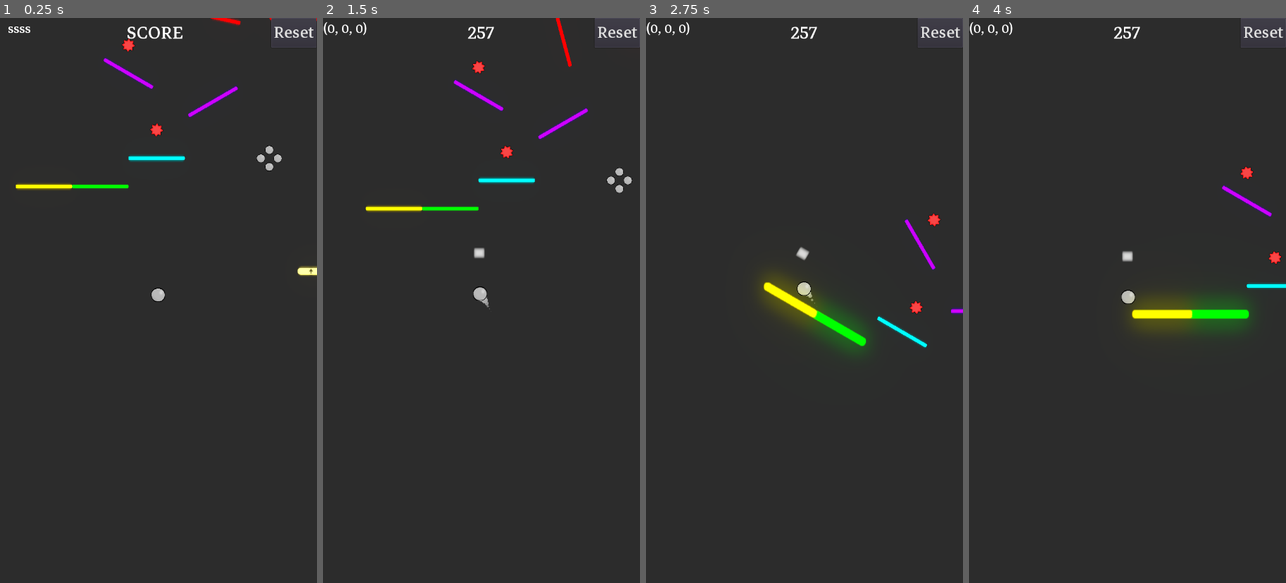
Above: before the commit, frames 1-4 (left to right).
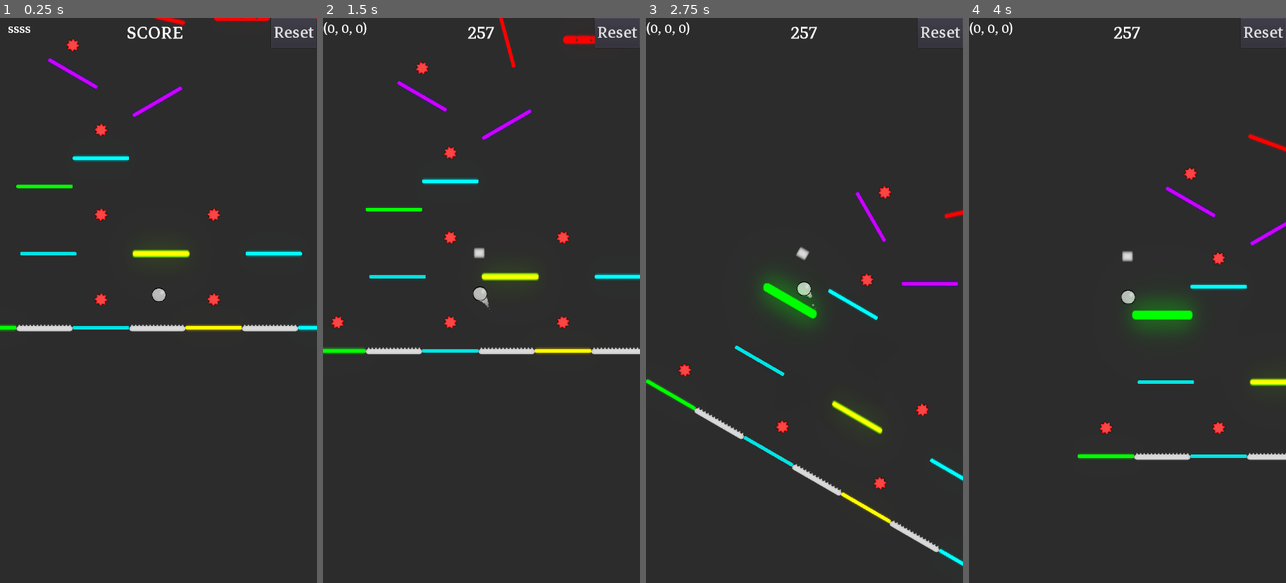
Above: after the commit, the same moments.

Repository: dolorismachina/Pivot
Game: Godot game, scene res://Scenes/Main/Main.tscn
Two runs of this game, one before a commit and one after it. Both use one fixed random seed, a clock stepped at 60 frames per second and the inputs below. The engine's default icon, where the game draws it, is replaced by a stand-in: a white triangle on a blue panel in a dark square.
Inputs (mouse positions are in pixels of both pictures, inside the frame that each line leads up to):
- Up to frame 1 (0.25 s): no input
- Up to frame 2 (1.5 s): move the mouse to (551, 272) at 0.52 s; hold Right (ui_right) 0.53-1.28 s; hold Space (space) 0.53-1.28 s; click (551, 272) at 0.67 s; move the mouse to (418, 328) at 1.27 s; hold Left (ui_left) from 1.28 s (still down); tap Space (space) at 1.35 s; click (418, 328) at 1.42 s
- Up to frame 3 (2.75 s): move the mouse to (836, 176) at 2.02 s; release Left (ui_left) at 2.03 s; hold Right (ui_right) from 2.03 s (still down); hold Space (space) from 2.03 s (still down); click (836, 176) at 2.17 s
- Up to frame 4 (4 s): move the mouse to (1111, 413) at 2.77 s; release Space (space) at 2.78 s; tap Space (space) at 2.85 s; click (1111, 413) at 2.92 s; move the mouse to (1222, 385) at 3.52 s; release Right (ui_right) at 3.53 s; hold Left (ui_left) from 3.53 s (still down); hold Space (space) from 3.53 s (still down); click (1222, 385) at 3.67 s

The runs differ from the first frame. In frame 1, 4.0% of the frame differs, in the area x 0-100%, y 0-56%; in frame 2, 4.1%; in frame 3, 5.1%, in the area x 0-100%, y 29-98%; in frame 4, 4.2%.
Error before the commit: Invalid get index 'Direction' (on base: 'null instance'). (res://Scenes/Main/Main.gd:32)
Error after the commit: Invalid get index 'Direction' (on base: 'null instance'). (res://Scenes/Main/Main.gd:33)

Commit message:
Add test level

Diff:
--- /dev/null
+++ b/Scenes/Levels/TestLevel.tscn
@@ -0,0 +1,275 @@
+[gd_scene load_steps=13 format=2]
+
+[ext_resource path="res://Scenes/Levels/Level.gd" type="Script" id=1]
+[ext_resource path="res://Scenes/End.tscn" type="PackedScene" id=2]
+[ext_resource path="res://Assets/Spikes.png" type="Texture" id=3]
+[ext_resource path="res://Scenes/Blocks/Block/Block.tscn" type="PackedScene" id=4]
+[ext_resource path="res://Scenes/Blocks/FallingBlock/FallingBlock.tscn" type="PackedScene" id=5]
+[ext_resource path="res://Scenes/Blocks/BouncyBlock/BouncyBlock.tscn" type="PackedScene" id=6]
+[ext_resource path="res://Scenes/Blocks/SpinningBlock/SpinningBlock.tscn" type="PackedScene" id=7]
+[ext_resource path="res://Scenes/Collectables/Collectable.tscn" type="PackedScene" id=8]
+[ext_resource path="res://light.png" type="Texture" id=9]
+[ext_resource path="res://Scenes/LevelController/LevelController.tscn" type="PackedScene" id=10]
+[ext_resource path="res://Scenes/MobileController/MobileController.tscn" type="PackedScene" id=11]
+[ext_resource path="res://Scenes/Controllers/MouseController/MouseController.tscn" type="PackedScene" id=12]
+
+[node name="Level" type="Node2D"]
+script = ExtResource( 1 )
+
+[node name="Pivot" type="Node2D" parent="."]
+
+[node name="Content" type="Node2D" parent="Pivot"]
+
+[node name="Start" type="Position2D" parent="Pivot/Content"]
+position = Vector2( 192, 512 )
+
+[node name="End" parent="Pivot/Content" instance=ExtResource( 2 )]
+position = Vector2( 1344, 896 )
+input_pickable = false
+
+[node name="Blocks" type="Node2D" parent="Pivot/Content"]
+
+[node name="Spikes" type="Sprite" parent="Pivot/Content/Blocks"]
+position = Vector2( 960, 320 )
+scale = Vector2( 0.5, 0.5 )
+texture = ExtResource( 3 )
+
+[node name="Spikes2" type="Sprite" parent="Pivot/Content/Blocks"]
+position = Vector2( 1216, 384 )
+scale = Vector2( 0.5, 0.5 )
+texture = ExtResource( 3 )
+
+[node name="Spikes4" type="Sprite" parent="Pivot/Content/Blocks"]
+position = Vector2( 960, 960 )
+scale = Vector2( 0.5, 0.5 )
+texture = ExtResource( 3 )
+
+[node name="Spikes5" type="Sprite" parent="Pivot/Content/Blocks"]
+position = Vector2( 704, 960 )
+scale = Vector2( 0.5, 0.5 )
+texture = ExtResource( 3 )
+
+[node name="Spikes6" type="Sprite" parent="Pivot/Content/Blocks"]
+position = Vector2( 448, 960 )
+scale = Vector2( 0.5, 0.5 )
+texture = ExtResource( 3 )
+
+[node name="Spikes7" type="Sprite" parent="Pivot/Content/Blocks"]
+position = Vector2( 192, 960 )
+scale = Vector2( 0.5, 0.5 )
+texture = ExtResource( 3 )
+
+[node name="Spikes3" type="Sprite" parent="Pivot/Content/Blocks"]
+position = Vector2( 1408, 256 )
+rotation = -0.523598
+scale = Vector2( 0.5, 0.5 )
+texture = ExtResource( 3 )
+
+[node name="Block" parent="Pivot/Content/Blocks" instance=ExtResource( 4 )]
+position = Vector2( 576, 960 )
+is_visible = true
+is_enabled = true
+
+[node name="Block23" parent="Pivot/Content/Blocks" instance=ExtResource( 4 )]
+position = Vector2( 1856, 960 )
+is_visible = true
+is_enabled = true
+
+[node name="Block17" parent="Pivot/Content/Blocks" instance=ExtResource( 4 )]
+position = Vector2( 1216, 960 )
+is_visible = true
+is_enabled = true
+
+[node name="Block25" parent="Pivot/Content/Blocks" instance=ExtResource( 4 )]
+position = Vector2( 2496, 960 )
+is_visible = true
+is_enabled = true
+
+[node name="Block7" parent="Pivot/Content/Blocks" instance=ExtResource( 4 )]
+position = Vector2( 64, 960 )
+is_visible = true
+is_enabled = true
+
+[node name="Block27" parent="Pivot/Content/Blocks" instance=ExtResource( 4 )]
+position = Vector2( 1344, 960 )
+is_visible = true
+is_enabled = true
+
+[node name="Block34" parent="Pivot/Content/Blocks" instance=ExtResource( 4 )]
+position = Vector2( 712.162, 792.486 )
+is_visible = true
+is_enabled = true
+
+[node name="Block24" parent="Pivot/Content/Blocks" instance=ExtResource( 4 )]
+position = Vector2( 1984, 960 )
+is_visible = true
+is_enabled = true
+
+[node name="Block14" parent="Pivot/Content/Blocks" instance=ExtResource( 4 )]
+position = Vector2( 320, 960 )
+is_visible = true
+is_enabled = true
+
+[node name="Block26" parent="Pivot/Content/Blocks" instance=ExtResource( 4 )]
+position = Vector2( 1600, 960 )
+is_visible = true
+is_enabled = true
+
+[node name="Block38" parent="Pivot/Content/Blocks" instance=ExtResource( 4 )]
+position = Vector2( 968.162, 792.486 )
+is_visible = true
+is_enabled = true
+
+[node name="Block28" parent="Pivot/Content/Blocks" instance=ExtResource( 4 )]
+position = Vector2( 2240, 960 )
+is_visible = true
+is_enabled = true
+
+[node name="Block2" parent="Pivot/Content/Blocks" instance=ExtResource( 4 )]
+position = Vector2( 192, 640 )
+is_visible = true
+is_enabled = true
+
+[node name="Block32" parent="Pivot/Content/Blocks" instance=ExtResource( 4 )]
+position = Vector2( 200.162, 792.486 )
+is_visible = true
+is_enabled = true
+
+[node name="Block9" parent="Pivot/Content/Blocks" instance=ExtResource( 4 )]
+position = Vector2( 1472, 960 )
+is_visible = true
+is_enabled = true
+
+[node name="Block10" parent="Pivot/Content/Blocks" instance=ExtResource( 4 )]
+position = Vector2( 832, 960 )
+is_visible = true
+is_enabled = true
+
+[node name="Block21" parent="Pivot/Content/Blocks" instance=ExtResource( 4 )]
+position = Vector2( 2112, 960 )
+is_visible = true
+is_enabled = true
+
+[node name="Block31" parent="Pivot/Content/Blocks" instance=ExtResource( 4 )]
+position = Vector2( 456.162, 792.486 )
+is_visible = true
+is_enabled = true
+
+[node name="Block22" parent="Pivot/Content/Blocks" instance=ExtResource( 4 )]
+position = Vector2( 1728, 960 )
+is_visible = true
+is_enabled = true
+
+[node name="Block16" parent="Pivot/Content/Blocks" instance=ExtResource( 4 )]
+position = Vector2( 1088, 960 )
+is_visible = true
+is_enabled = true
+
+[node name="Block20" parent="Pivot/Content/Blocks" instance=ExtResource( 4 )]
+position = Vector2( 2368, 960 )
+is_visible = true
+is_enabled = true
+
+[node name="Block6" parent="Pivot/Content/Blocks" instance=ExtResource( 4 )]
+position = Vector2( 320, 576 )
+is_visible = true
+is_enabled = true
+
+[node name="Block4" parent="Pivot/Content/Blocks" instance=ExtResource( 4 )]
+position = Vector2( 448, 448 )
+rotation = -0.523598
+is_visible = true
+is_enabled = true
+
+[node name="Block5" parent="Pivot/Content/Blocks" instance=ExtResource( 4 )]
+position = Vector2( 256, 384 )
+rotation = 0.523598
+is_visible = true
+is_enabled = true
+
+[node name="Block8" parent="Pivot/Content/Blocks" instance=ExtResource( 4 )]
+position = Vector2( 832, 256 )
+is_visible = true
+is_enabled = true
+
+[node name="Block11" parent="Pivot/Content/Blocks" instance=ExtResource( 4 )]
+position = Vector2( 1472, 576 )
+is_visible = true
+is_enabled = true
+
+[node name="Block12" parent="Pivot/Content/Blocks" instance=ExtResource( 4 )]
+position = Vector2( 1216, 640 )
+is_visible = true
+is_enabled = true
+
+[node name="Block13" parent="Pivot/Content/Blocks" instance=ExtResource( 4 )]
+position = Vector2( 456.162, 792.486 )
+is_visible = true
+is_enabled = true
+
+[node name="FallingBlock" parent="Pivot/Content/Blocks" instance=ExtResource( 5 )]
+position = Vector2( 640, 256 )
+
+[node name="BouncyBlock" parent="Pivot/Content/Blocks" instance=ExtResource( 6 )]
+position = Vector2( 1088, 320 )
+is_visible = true
+is_enabled = true
+
+[node name="SpinningBlock" parent="Pivot/Content/Blocks" instance=ExtResource( 7 )]
+position = Vector2( 448, 256 )
+
+[node name="Collectables" type="Node2D" parent="Pivot/Content"]
+
+[node name="Collectable" parent="Pivot/Content/Collectables" instance=ExtResource( 8 )]
+position = Vector2( 320, 512 )
+
+[node name="Collectable7" parent="Pivot/Content/Collectables" instance=ExtResource( 8 )]
+position = Vector2( 1088, 896 )
+
+[node name="Collectable8" parent="Pivot/Content/Collectables" instance=ExtResource( 8 )]
+position = Vector2( 832, 896 )
+
+[node name="Collectable9" parent="Pivot/Content/Collectables" instance=ExtResource( 8 )]
+position = Vector2( 576, 896 )
+
+[node name="Collectable10" parent="Pivot/Content/Collectables" instance=ExtResource( 8 )]
+position = Vector2( 320, 896 )
+
+[node name="Collectable11" parent="Pivot/Content/Collectables" instance=ExtResource( 8 )]
+position = Vector2( 64, 896 )
+
+[node name="Collectable2" parent="Pivot/Content/Collectables" instance=ExtResource( 8 )]
+position = Vector2( 256, 320 )
+
+[node name="Collectable3" parent="Pivot/Content/Collectables" instance=ExtResource( 8 )]
+position = Vector2( 640, 192 )
+
+[node name="Collectable4" parent="Pivot/Content/Collectables" instance=ExtResource( 8 )]
+position = Vector2( 1216, 576 )
+
+[node name="Collectable12" parent="Pivot/Content/Collectables" instance=ExtResource( 8 )]
+position = Vector2( 832, 704 )
+
+[node name="Collectable13" parent="Pivot/Content/Collectables" instance=ExtResource( 8 )]
+position = Vector2( 576, 704 )
+
+[node name="Collectable14" parent="Pivot/Content/Collectables" instance=ExtResource( 8 )]
+position = Vector2( 320, 704 )
+
+[node name="Collectable5" parent="Pivot/Content/Collectables" instance=ExtResource( 8 )]
+position = Vector2( 1472, 448 )
+
+[node name="Collectable6" parent="Pivot/Content/Collectables" instance=ExtResource( 8 )]
+position = Vector2( 1472, 448 )
+
+[node name="light" type="Sprite" parent="Pivot"]
+scale = Vector2( 0.1, 0.2 )
+texture = ExtResource( 9 )
+
+[node name="LevelController" parent="." instance=ExtResource( 10 )]
+rotation_angle = 30
+
+[node name="MobileController" parent="." instance=ExtResource( 11 )]
+
+[node name="MouseController" parent="." instance=ExtResource( 12 )]
+enabled = false
--- a/Scenes/Main/Main.gd
+++ b/Scenes/Main/Main.gd
@@ -12,10 +12,11 @@
 	preload("res://Scenes/Levels/Level1/Level1.tscn").instance(),
 	preload("res://Scenes/Levels/Level2/Level2.tscn").instance(),
 	preload("res://Scenes/Levels/Level3/Level3.tscn").instance(),
+	preload("res://Scenes/Levels/TestLevel.tscn").instance()
 ]
 var current_level
 
-var level_id = 2
+var level_id = 3
 
 func _ready():
 	print(randi())
